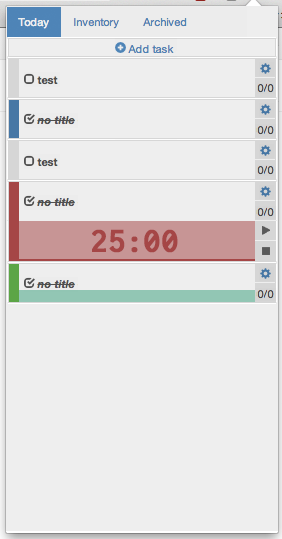
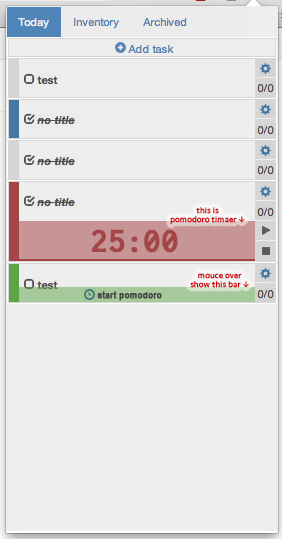
Layered file, before and after one edit (282×539). Changes by layer:
added group "commets コピー" with 1 layers above "commets" over [170, 207, 245, 225]
added layer "this is pomodoro timaer ↓" in group "commets コピー" over [170, 207, 245, 225]
added group "commets" with 1 layers above "25:00" over [190, 273, 249, 288]
added layer "mouce over show this bar ↓" in group "commets" over [190, 273, 249, 288]
added layer "start pomodoro" above "timer_icon" over [97, 291, 162, 301]
added layer "timer_icon" (multiply) above "start pomodoro bar" over [83, 288, 97, 302]
"start pomodoro bar": opacity 55% → 50%, painted on it over [19, 287, 255, 302]
painted on "base" over [24, 154, 78, 292]
